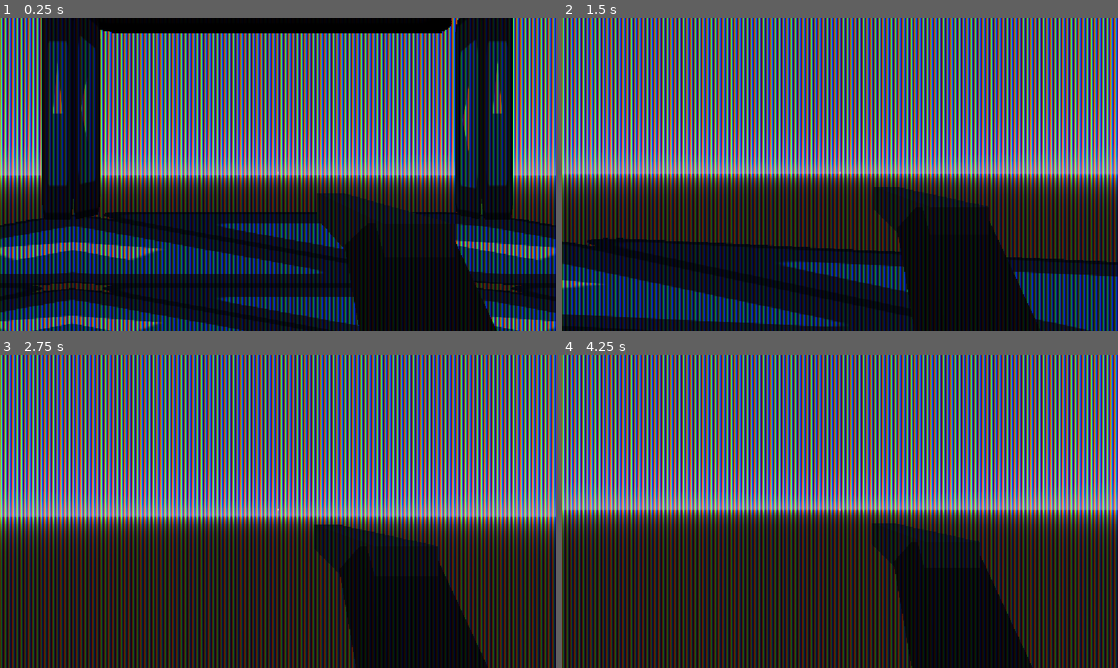
Above: before the commit, frames 1-4 (two rows, left to right).
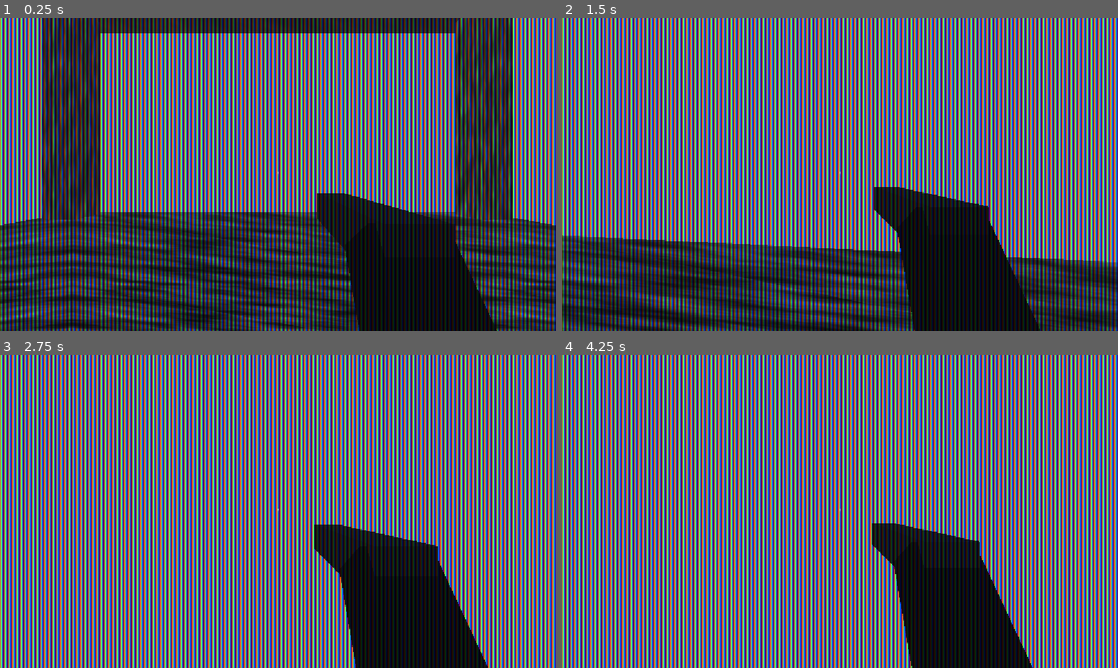
Above: after the commit, the same moments.

Repository: puzlconsole/restless-memory
Game: Godot game, scene res://game.tscn
Two runs of this game, one before a commit and one after it. Both use one fixed random seed, a clock stepped at 60 frames per second and the inputs below. The engine's default icon, where the game draws it, is replaced by a stand-in: a white triangle on a blue panel in a dark square.
Inputs (mouse positions are in pixels of both pictures, inside the frame that each line leads up to):
- Up to frame 1 (0.25 s): no input
- Up to frame 2 (1.5 s): move the mouse to (867, 174) at 0.52 s; press the mouse at (867, 174) at 0.53 s; hold W (forward) from 0.53 s (still down); tap Space (jump) at 0.77 s; move the mouse to (812, 174) at 1.27 s; release the mouse at (812, 174) at 1.28 s; tap Ctrl (crouch) at 1.35 s
- Up to frame 3 (2.75 s): keep holding W (forward); tap Space (jump) at 1.52 s; click (250, 511) at 1.55 s; move the mouse to (289, 505) at 2.02 s; hold C (prone) from 2.03 s (still down); click (289, 505) at 2.3 s
- Up to frame 4 (4.25 s): keep holding W (forward); move the mouse to (834, 517) at 2.77 s; release C (prone) at 2.78 s; click (834, 517) at 2.85 s; tap Space (jump) at 3.02, 3.77 s; move the mouse to (878, 514) at 3.52 s; hold Shift (sprint) from 3.53 s (still down); click (878, 514) at 3.8 s

The runs differ from the first frame. In frame 1, 60% of the frame differs, in the area x 0-100%, y 0-100%; in frame 2, 56%; in frame 3, 59%; in frame 4, 61%.

Commit message:
modify textures and get rid of ahh comments

Diff:
--- a/assets/materials/godot_guy_shader_material.tres
+++ b/assets/materials/godot_guy_shader_material.tres
@@ -1,7 +1,11 @@
 [gd_resource type="ShaderMaterial" format=3 uid="uid://bed3kw0iy1wc7"]
 
 [ext_resource type="Shader" uid="uid://cxe6ry158ncgn" path="res://assets/shaders/psx.gdshader" id="1_61muc"]
-[ext_resource type="Texture2D" uid="uid://4q335xxs2p" path="res://icon.svg" id="2_fejne"]
+
+[sub_resource type="FastNoiseLite" id="FastNoiseLite_ryrav"]
+
+[sub_resource type="NoiseTexture2D" id="NoiseTexture2D_7jktm"]
+noise = SubResource("FastNoiseLite_ryrav")
 
 [resource]
 render_priority = 0
@@ -18,7 +22,7 @@
 shader_parameter/uv2_scale = Vector3(0, 0, 0)
 shader_parameter/uv2_offset = Vector3(0, 0, 0)
 shader_parameter/albedo = Color(1, 1, 1, 1)
-shader_parameter/texture_albedo = ExtResource("2_fejne")
+shader_parameter/texture_albedo = SubResource("NoiseTexture2D_7jktm")
 shader_parameter/resolution = Vector2i(320, 240)
 shader_parameter/affine_mapping = true
 shader_parameter/alpha_scissor = 0.5
--- a/assets/objects/bullet.tscn
+++ b/assets/objects/bullet.tscn
@@ -1,6 +1,6 @@
 [gd_scene format=3 uid="uid://d2nifma7fruv1"]
 
-[ext_resource type="Script" uid="uid://b3kcpkurdjjgh" path="res://assets/objects/bullet.gd" id="1_r45dv"]
+[ext_resource type="Script" uid="uid://b3kcpkurdjjgh" path="res://assets/scripts/bullet.gd" id="1_r45dv"]
 
 [sub_resource type="StandardMaterial3D" id="StandardMaterial3D_3mip4"]
 emission_enabled = true
--- a/assets/objects/gun.tscn
+++ b/assets/objects/gun.tscn
@@ -1,6 +1,6 @@
 [gd_scene format=3 uid="uid://clo7by5avee34"]
 
-[ext_resource type="Script" uid="uid://dj4rljgnriwo2" path="res://gun.gd" id="1_jpjqh"]
+[ext_resource type="Script" uid="uid://dj4rljgnriwo2" path="res://assets/scripts/gun.gd" id="1_jpjqh"]
 [ext_resource type="PackedScene" uid="uid://d2nifma7fruv1" path="res://assets/objects/bullet.tscn" id="2_2n8u1"]
 
 [sub_resource type="StandardMaterial3D" id="StandardMaterial3D_7jktm"]
--- a/assets/scripts/enemy.gd
+++ b/assets/scripts/enemy.gd
@@ -1,23 +1,19 @@
 class_name StalkerEnemy
 extends CharacterBody3D
 
-# --- Movement & Behavior Parameters ---
 @export_category("Stalker Settings")
 @export var move_speed: float = 3.5
-@export var preferred_distance: float = 10.0  # The distance it tries to maintain from the player
-@export var distance_tolerance: float = 2.0   # Buffer zone before it reacts to distance changes
+@export var preferred_distance: float = 10.0
+@export var distance_tolerance: float = 2.0
 @export var player_group_name: String = "player"
 
-# --- Node References ---
 @onready var nav_agent: NavigationAgent3D = $NavigationAgent3D
 @onready var line_of_sight: RayCast3D = $LineOfSight
 
-# --- Internal State ---
 var player: Node3D = null
 var current_gravity: float = ProjectSettings.get_setting("physics/3d/default_gravity")
 
 func _ready() -> void:
-	# Automatically find the player by group on startup
 	var players = get_tree().get_nodes_in_group(player_group_name)
 	if players.size() > 0:
 		player = players[0]
@@ -28,35 +24,26 @@
 	if not player:
 		return
 
-	# Apply gravity if not on the floor
 	if not is_on_floor():
 		velocity.y -= current_gravity * delta
 
-	# Update Line of Sight raycast to check if it has eyes on the player
 	line_of_sight.target_position = line_of_sight.to_local(player.global_position + Vector3(0, 1, 0))
 
-	# Calculate distance to the player
 	var distance_to_player = global_position.distance_to(player.global_position)
 	var target_position = global_position
 
-	# --- Stalking State Logic ---
 	if distance_to_player > preferred_distance + distance_tolerance:
-		# Player is too far: move closer
 		target_position = player.global_position
 	elif distance_to_player < preferred_distance - distance_tolerance:
-		# Player is too close: back away safely
 		var dir_away = (global_position - player.global_position).normalized()
 		target_position = global_position + dir_away * 5.0
 	else:
-		# Sweet spot: orbit / strafe sideways around the player
 		var to_player = (player.global_position - global_position).normalized()
-		var tangent = Vector3(-to_player.z, 0, to_player.x) # Perpendicular vector for circling
+		var tangent = Vector3(-to_player.z, 0, to_player.x)
 		target_position = global_position + tangent * 4.0
 
-	# Feed target position into the Navigation Agent
 	nav_agent.target_position = target_position
 
-	# Movement execution via Navigation Agent
 	if not nav_agent.is_navigation_finished():
 		var next_path_pos = nav_agent.get_next_path_position()
 		var direction = (next_path_pos - global_position).normalized()
@@ -65,7 +52,6 @@
 		velocity.x = direction.x * move_speed
 		velocity.z = direction.z * move_speed
 
-		# Smoothly look at the player while stalking
 		var look_target = Vector3(player.global_position.x, global_position.y, player.global_position.z)
 		if global_position.distance_to(look_target) > 0.5:
 			look_at(look_target, Vector3.UP)
--- a/gun.gd
+++ b/assets/scripts/gun.gd
@@ -4,7 +4,6 @@
 @export var fire_rate: float = 0.2
 @export var bullet_speed: float = 50.0
 
-# Using Node3D instead of Marker3D prevents type-casting crashes if your muzzle is a standard node
 @onready var muzzle: Node3D = $Muzzle
 
 var can_fire: bool = true
@@ -24,14 +23,12 @@
 
 	can_fire = false
 
-	# 1. Instantiate the bullet
 	var bullet = bullet_scene.instantiate() as RigidBody3D
 	if not bullet:
 		print("ERROR: Bullet scene root is not a RigidBody3D!")
 		can_fire = true
 		return
 
-	# 2. Get active camera direction (or fallback to muzzle direction)
 	var camera: Camera3D = get_viewport().get_camera_3d()
 	var target_direction: Vector3 = Vector3.ZERO
 
@@ -40,20 +37,15 @@
 	else:
 		target_direction = -muzzle.global_transform.basis.z.normalized()
 
-	# 3. Add to the world root first
 	get_tree().root.add_child(bullet)
 
-	# 4. Position and align bullet transform
 	bullet.global_transform = muzzle.global_transform
 	if target_direction != Vector3.ZERO:
 		bullet.look_at(bullet.global_position + target_direction, Vector3.UP)
 
-	# 5. Apply velocity
 	var launch_velocity: Vector3 = target_direction * bullet_speed
 	bullet.linear_velocity = launch_velocity
 	bullet.sleeping = false
 
-	print("Bullet Fired!")
-
 	await get_tree().create_timer(fire_rate).timeout
 	can_fire = true
--- a/game.tscn
+++ b/game.tscn
@@ -4,7 +4,7 @@
 [ext_resource type="PackedScene" uid="uid://ckudr8chj1kgo" path="res://assets/player.tscn" id="2_feb5d"]
 [ext_resource type="PackedScene" uid="uid://b3fa850nppy3s" path="res://assets/animatronic.tscn" id="3_feb5d"]
 [ext_resource type="Shader" uid="uid://gck3qse0e7co" path="res://assets/shaders/crt.gdshader" id="4_7jktm"]
-[ext_resource type="Script" uid="uid://bn34msj8cfkex" path="res://assets/mouse_fix.gd" id="5_ryrav"]
+[ext_resource type="Script" uid="uid://bn34msj8cfkex" path="res://assets/scripts/mouse_fix.gd" id="5_ryrav"]
 
 [sub_resource type="ViewportTexture" id="ViewportTexture_7jktm"]
 viewport_path = NodePath("SubViewport")
@@ -27,6 +27,7 @@
 [sub_resource type="Environment" id="Environment_qw8yw"]
 background_mode = 2
 sky = SubResource("Sky_vvdt4")
+fog_enabled = true
 
 [node name="Node3D" type="Node3D" unique_id=750293853]
 
Renamed: assets/objects/bullet.gd -> assets/scripts/bullet.gd
Renamed: assets/objects/bullet.gd.uid -> assets/scripts/bullet.gd.uid
Renamed: gun.gd.uid -> assets/scripts/gun.gd.uid
Renamed: assets/mouse_fix.gd -> assets/scripts/mouse_fix.gd
Renamed: assets/mouse_fix.gd.uid -> assets/scripts/mouse_fix.gd.uid
Not shown, added: .direnv/bin/nix-direnv-reload
Not shown, added: .direnv/flake-inputs/01x5k4nlxcpyd85nnr0b9gm89rm8ff4x-source
Not shown, added: .direnv/flake-inputs/kvv8kp9imxwfwhji4q8z33khx04f25mq-source
Not shown, added: .direnv/flake-inputs/v3q54nkmkyvlrqihq7gjqpmsgan83049-source
Not shown, added: .direnv/flake-inputs/yj1wxm9hh8610iyzqnz75kvs6xl8j3my-source
Not shown, added: .direnv/flake-profile-a5d5b61aa8a61b7d9d765e1daf971a9a578f1cfa
Not shown, added: .direnv/flake-profile-a5d5b61aa8a61b7d9d765e1daf971a9a578f1cfa.rc
(and 3 more such lines)
